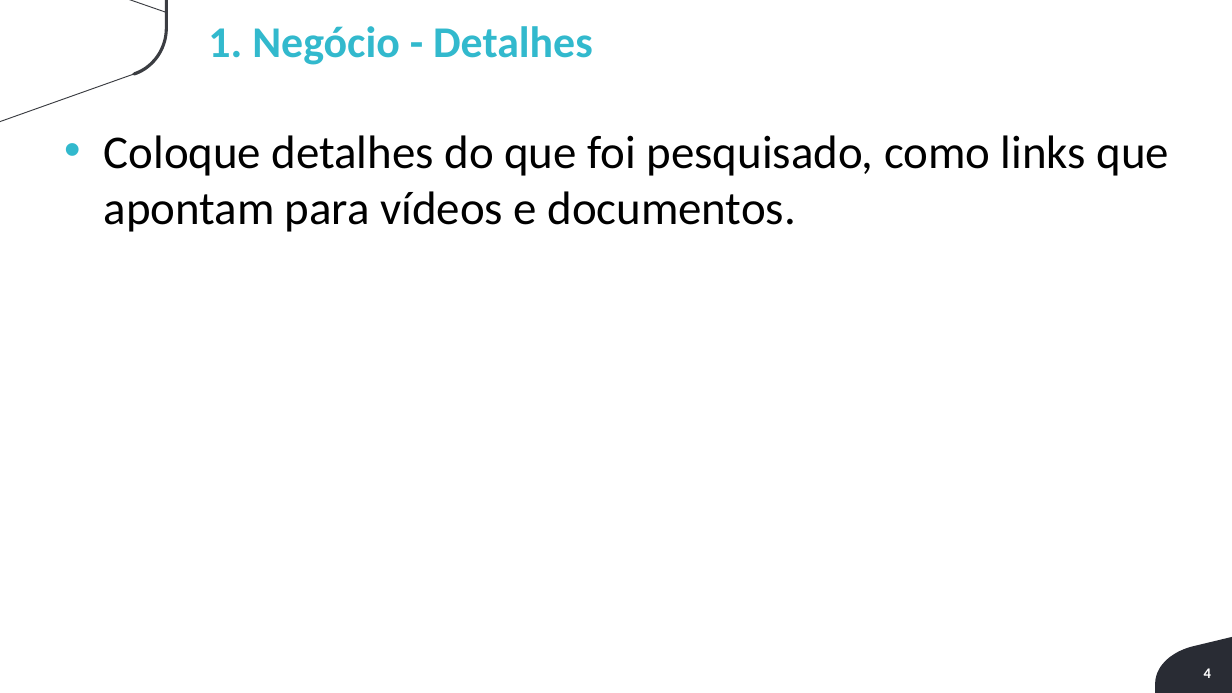
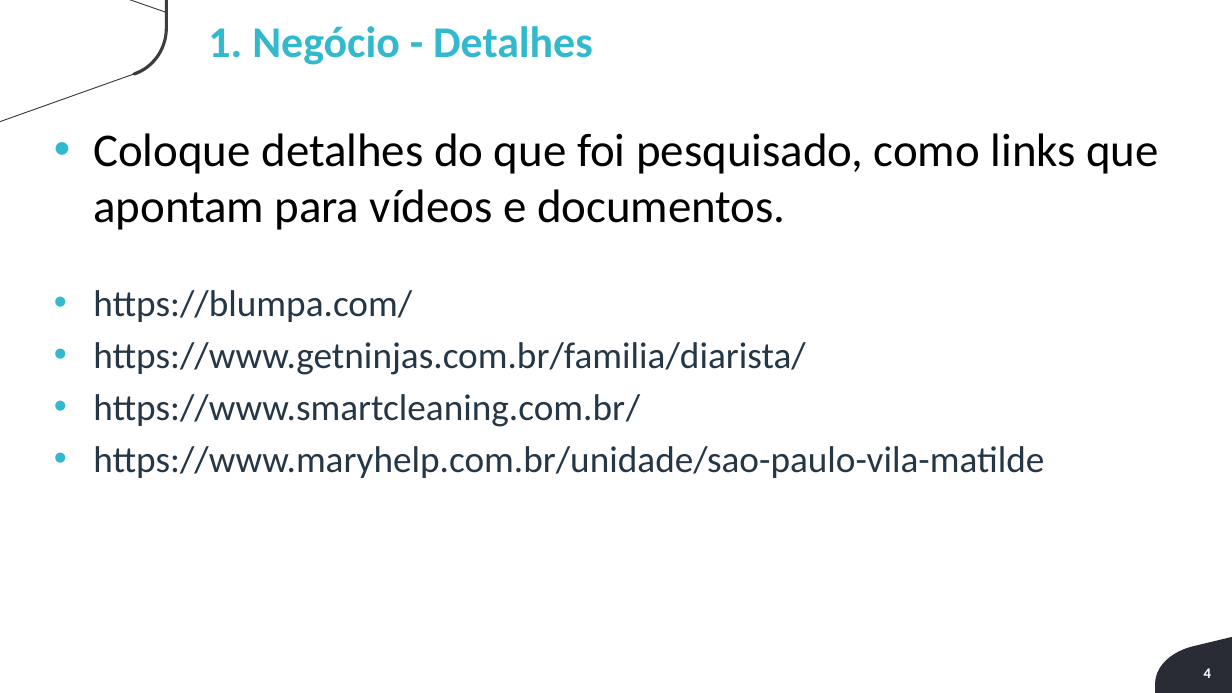
Before and after one commit to robertogsl/Grupo1-3ADSA, a slide deck: slide 4 of Documentação/Entregavel-do-projeto-jornada1.pptx.pptx. Drawn at 1232x693 pixels with LibreOffice and Linux fonts; fonts in the diff are those of the drawing; background and template pictures are left out. Boxes give left, top, right and bottom in pixels: in the first picture for what was removed or moved away, otherwise in the second. Text is boxed around its words. In the diff, an @@ line names an element or a change of style, - is before the commit and + after.

```diff
--- a/Documentação/Entregavel-do-projeto-jornada1.pptx.pptx
+++ b/Documentação/Entregavel-do-projeto-jornada1.pptx.pptx
@@ text "Coloque detalhes do que foi ...": place and size @@
-text "Coloque detalhes do que foi ..." at [104, 135, 1170, 232]
+text "Coloque detalhes do que foi ..." at [93, 133, 1159, 478]
@@ text at [93, 290, 1044, 478]: paragraphs added @@
+• https://blumpa.com/
+• https://www.getninjas.com.br/familia/diarista/
+• https://www.smartcleaning.com.br/
+• https://www.maryhelp.com.br/unidade/sao-paulo-vila-matilde
```
Also in this commit, not shown: 1 other slide changed, 2 slides added, 2 slides removed, 3 other files.
